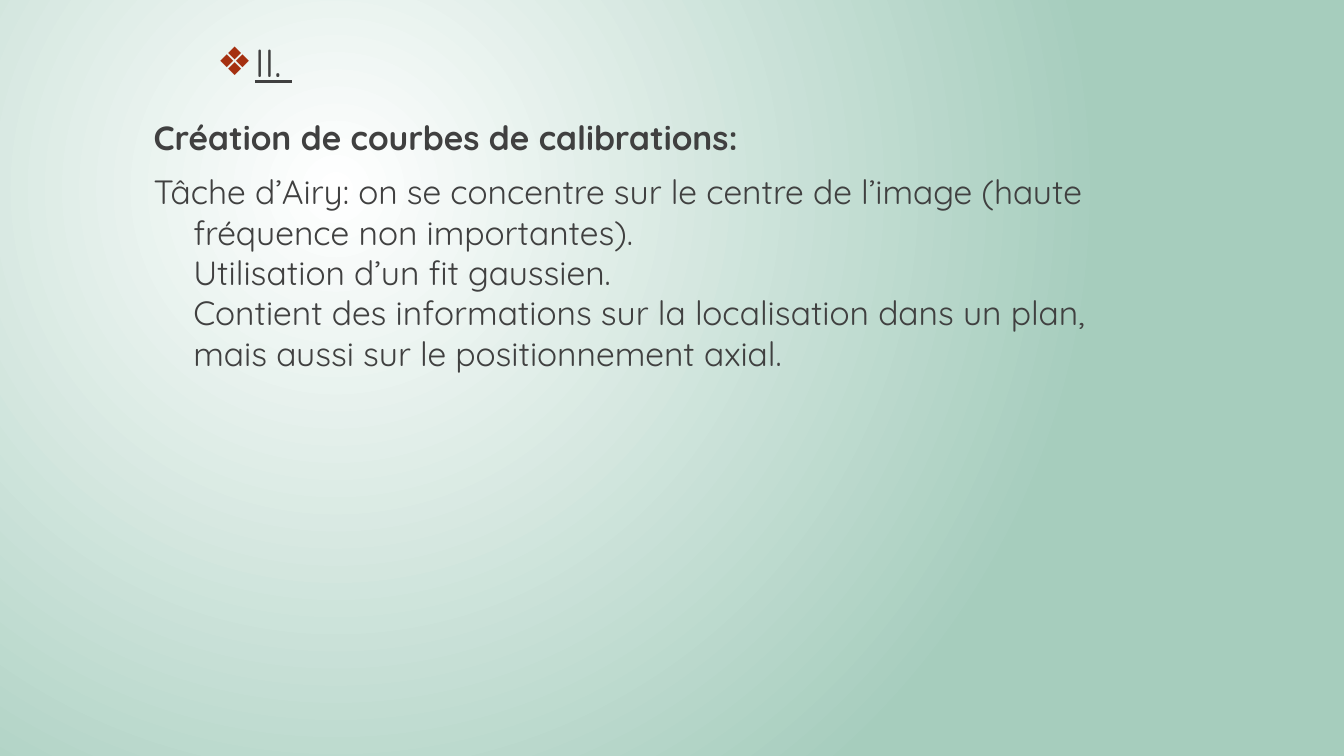
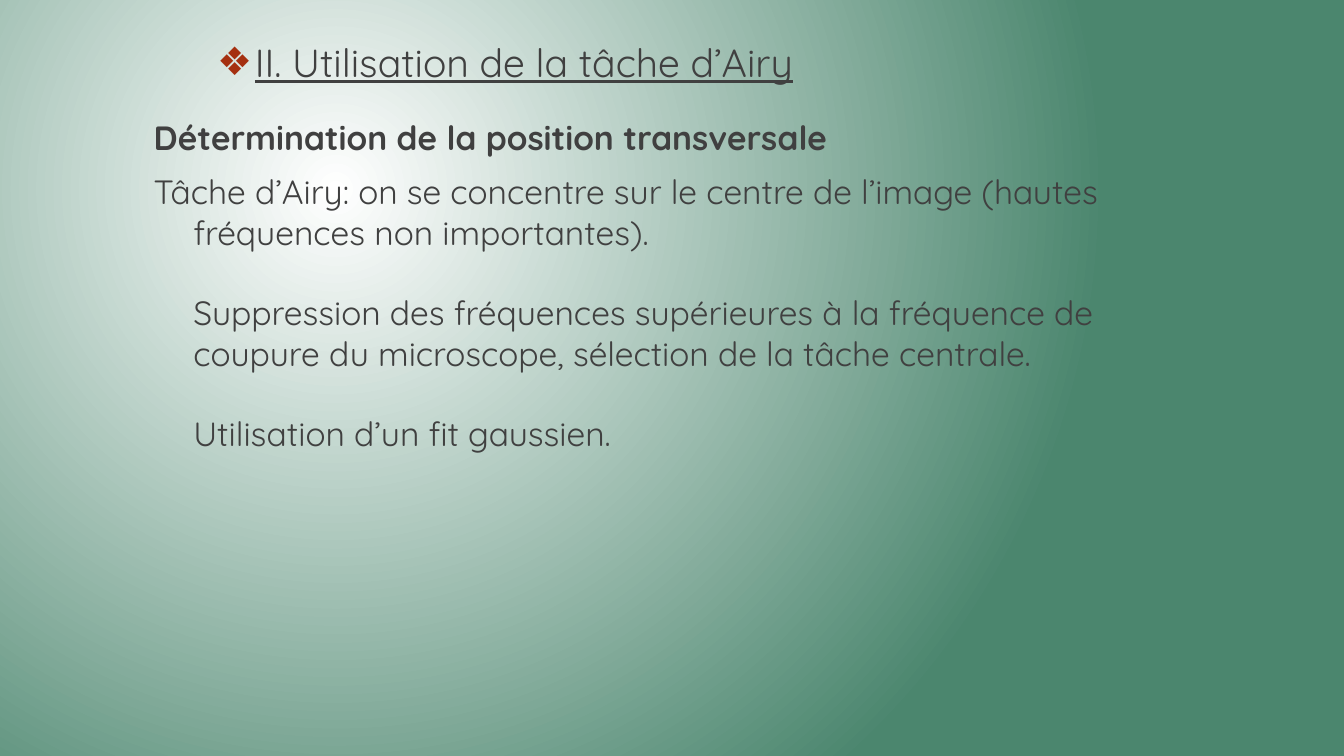
Before and after one commit to Killian-Herveau/PIMS, a slide deck: slide 9 of Pres_Avril/PresentationPIMSAvril.pptx (slide 10 before the commit). Drawn at 1344x756 pixels with LibreOffice and Linux fonts; fonts in the diff are those of the drawing. Boxes give left, top, right and bottom in pixels: in the first picture for what was removed or moved away, otherwise in the second. Text is boxed around its words. In the diff, an @@ line names an element or a change of style, - is before the commit and + after.

```diff
--- a/Pres_Avril/PresentationPIMSAvril.pptx
+++ b/Pres_Avril/PresentationPIMSAvril.pptx
@@ background gradient #FFFFFF to #A6CDBD to gradient #FFFFFF to #4B866E @@
@@ text at (255,48,793,85): text changed @@
-❖ II.
+❖ II. Utilisation de la tâche d’Airy
@@ text at (154,124,1097,453): text changed @@
-Création de courbes de calibrations:
-Tâche d’Airy: on se concentre sur le centre de l’image (haute fréquence non importantes).
-Utilisation d’un fit gaussien.
-Contient des informations sur la localisation dans un plan, mais aussi sur le positionnement axial.
+Détermination de la position transversale
+Tâche d’Airy: on se concentre sur le centre de l’image (hautes fréquences non importantes).
+Suppression des fréquences supérieures à la fréquence de coupure du microscope, sélection de la tâche centrale.
+Utilisation d’un fit gaussien.
```
Also in this commit, not shown: 9 other slides changed, 5 slides added, 6 slides removed, 3 other files.
